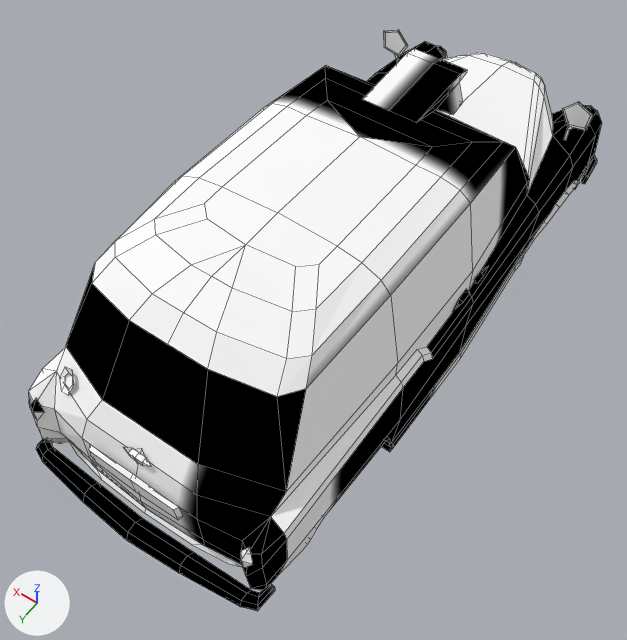
Two versions of the Blender file Blender/taxi_0.blend, one commit apart.
One viewpoint serves both versions: a 50 mm camera at (-2.013, 3.304, 4.699) aimed at (-0.034, 0.533, 0.345). The lights are fixed; the arrows at lower left show +X, +Y and +Z. Mesh edges are drawn as thin lines.

Objects in the first picture: 'cab_body'.
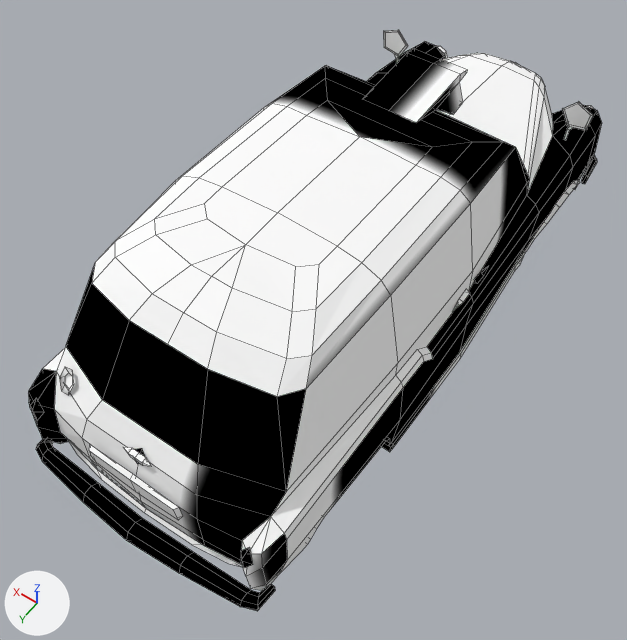
The change, as a diff of the scene's bpy script:
```diff
--- a/Blender/taxi_0.blend.py
+++ b/Blender/taxi_0.blend.py
@@ me_cab_body @@
 # used by ob_cab_body; location = (0.0, 0.0, 0.0); rotation_euler = (1.571, 0.0, 0.0), in degrees (90, 0, 0)
 # verts and faces of me_cab_body; kept vertices keep their numbers, new ones are numbered from 760
 # before: 20 (-0.25, 1.34, -1.69) at pixel (207, 369), 21 (-0.33, 0.85, -1.93) at pixel (197, 464), 28 (-0.38, 0.73, -2.02) at pixel (196, 495), 364 (0.25, 1.34, -1.69) at pixel (129, 320), 365 (0.33, 0.85, -1.93) at pixel (102, 399)
 # before: 372 (0.0, 1.34, -1.69) at pixel (167, 344), 373 (0.38, 0.73, -2.02) at pixel (86, 419), 388 (0.0, 0.73, -2.02)
-me_cab_body.from_pydata(...)  # 760 vertices, 582 faces, 1 loose edge; spans x -0.87..0.87, y -0.09..1.5, z -2.27..2.28
+me_cab_body.from_pydata(...)  # 761 vertices, 582 faces, 1 loose edge; spans x -0.87..0.87, y -0.09..1.5, z -2.27..2.28
+# me_cab_body part 1
+delete_faces([(21, 365, 373, 388, 28), (20, 372, 364, 365, 21)])
+verts[760] = (0.0, 0.85, -1.93)  # pixel (148, 431)
+faces += [(21, 760, 365, 373, 388, 28), (20, 372, 364, 365, 760, 21)]
+# me_cab_body part 2: 225 kept faces spanning x -0.86..0.86, y -0.09..1.49, z -2.27..2.28 get new texture (UV) coordinates
 me_cab_body.materials.append(mat_material)
```

What differs and where, as boxes (x1, y1, x2, y2) in the pictures (627 x 640 px; the box of a moved part takes in the faces that stretch with it):
part 1 of me_cab_body, moved or reshaped: (87, 321, 208, 495) in both
part 2 of me_cab_body, surface changed: (28, 46, 594, 593) in both
